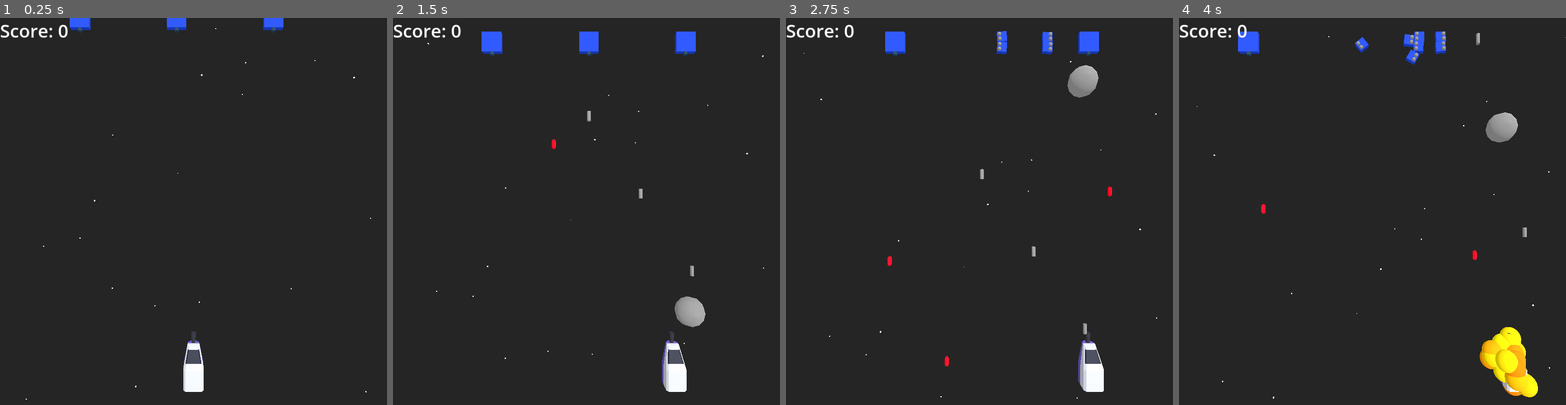
Above: before the commit, frames 1-4 (left to right).
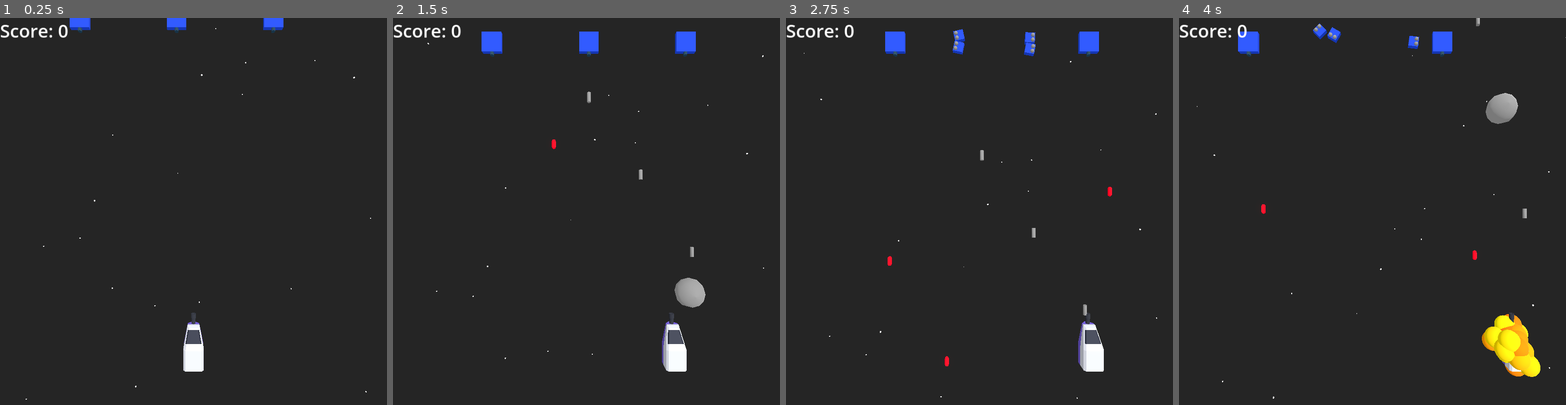
Above: after the commit, the same moments.

Repository: doctor-g/LD56
Game: Godot game, scene res://world/world.tscn
The game is run twice, just before and just after one commit, with the same random seed, the same clock (stepped at 60 frames per second) and the same inputs.
Inputs (mouse positions are in pixels of both pictures, inside the frame that each line leads up to):
- Up to frame 1 (0.25 s): no input
- Up to frame 2 (1.5 s): move the mouse to (671, 192) at 0.52 s; hold D (move_right) 0.53-1.28 s; hold Space (fire) 0.53-1.28 s; move the mouse to (509, 230) at 1.27 s; hold A (move_left) from 1.28 s (still down); tap X (launch_bubble) at 1.35 s
- Up to frame 3 (2.75 s): move the mouse to (1018, 126) at 2.02 s; release A (move_left) at 2.03 s; hold D (move_right) from 2.03 s (still down); hold Space (fire) from 2.03 s (still down)
- Up to frame 4 (4 s): move the mouse to (1353, 288) at 2.77 s; release Space (fire) at 2.78 s; tap X (launch_bubble) at 2.85 s; move the mouse to (1488, 269) at 3.52 s; release D (move_right) at 3.53 s; hold A (move_left) from 3.53 s (still down); hold Space (fire) from 3.53 s (still down)

The runs differ from the first frame. In frame 1, 0.7% of the frame differs, in the area x 47-53%, y 76-97%; in frame 2, 1.7%; in frame 3, 2.1%; in frame 4, 3.6%, in the area x 34-94%, y 0-98%.

Commit message:
Make player die upon hitting an enemy ship

Diff:
--- a/project/enemies/square_enemy.gd
+++ b/project/enemies/square_enemy.gd
@@ -21,7 +21,8 @@
 func damage() -> void:
 	for critter in $Critters.get_children():
 		critter.bound = false
-		# Yuck.
+		# I need these at the top level so that they don't
+		# disappear when the mob is freed.
 		critter.reparent(get_tree().root)
 		critter.top_level = true
 	destroyed.emit()
--- a/project/enemies/square_enemy.tscn
+++ b/project/enemies/square_enemy.tscn
@@ -4,7 +4,7 @@
 [ext_resource type="PackedScene" uid="uid://dy0flsah3msjx" path="res://critters/square_critter.tscn" id="1_t6kvb"]
 
 [sub_resource type="BoxShape3D" id="BoxShape3D_k1vn3"]
-size = Vector3(1, 0.2, 1)
+size = Vector3(1, 2, 1)
 
 [sub_resource type="StandardMaterial3D" id="StandardMaterial3D_fkqnq"]
 albedo_color = Color(0.14816, 0.268698, 0.357438, 1)
--- a/project/player_ship/player_ship.gd
+++ b/project/player_ship/player_ship.gd
@@ -16,7 +16,13 @@
 
 	var direction := Input.get_axis("move_left", "move_right")
 	velocity.x = direction * speed
-	move_and_collide(velocity * delta)
+	var collisions := move_and_collide(velocity * delta)
+	if collisions != null:
+		for i in collisions.get_collision_count():
+			var collider := collisions.get_collider(i)
+			if collider.is_in_group("enemies"):
+				damage()
+				break
 
 	if Input.is_action_pressed("fire") and _can_fire:
 		var projectile := preload("res://player_ship/player_bullet.tscn").instantiate()
@@ -39,6 +45,7 @@
 
 	_alive = false
 	$CollisionShape3D.set_deferred("disabled", true)
+	$ExplosionParticles.visible = true
 	$ExplosionParticles.emitting = true
 
 	for mesh in _meshes:
--- a/project/player_ship/player_ship.tscn
+++ b/project/player_ship/player_ship.tscn
@@ -4,7 +4,7 @@
 [ext_resource type="Script" path="res://player_ship/player_ship.gd" id="2_qnanq"]
 
 [sub_resource type="BoxShape3D" id="BoxShape3D_nuod6"]
-size = Vector3(0.977051, 1, 2.04834)
+size = Vector3(1, 1, 2)
 
 [sub_resource type="StandardMaterial3D" id="StandardMaterial3D_urma8"]
 vertex_color_use_as_albedo = true
@@ -18,7 +18,7 @@
 colors = PackedColorArray(1, 0.992241, 0, 1, 1, 0.410694, 0, 1)
 
 [node name="PlayerShip" instance=ExtResource("1_rsfik")]
-collision_mask = 32
+collision_mask = 44
 script = ExtResource("2_qnanq")
 
 [node name="CollisionShape3D" type="CollisionShape3D" parent="." index="3"]
@@ -36,6 +36,7 @@
 
 [node name="ExplosionParticles" type="CPUParticles3D" parent="." index="7"]
 transform = Transform3D(1, 0, 0, 0, 1, 0, 0, 0, 1, 0, 0.379835, -0.530447)
+visible = false
 emitting = false
 amount = 30
 lifetime = 0.4
